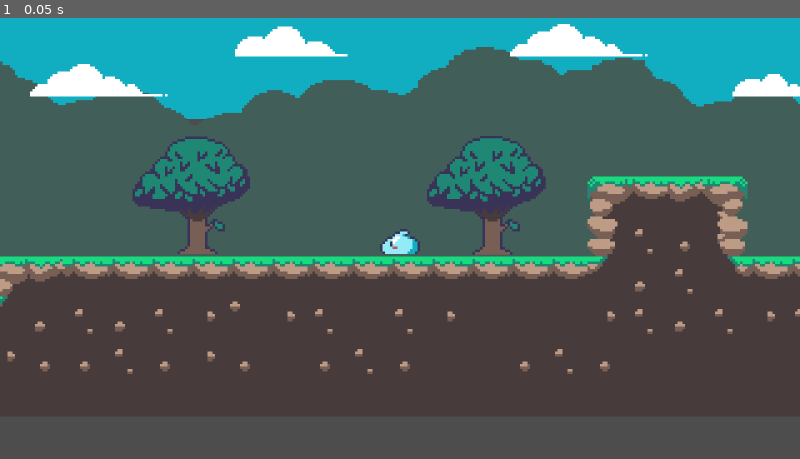
Above: before the commit, frame 1.
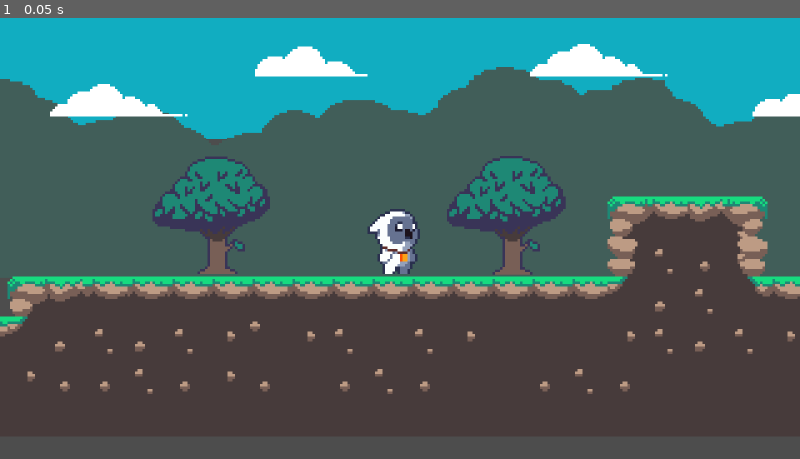
Above: after the commit, the same moment.

Repository: cmartinez487/PlockyRoads
Game: Godot game, scene res://Scene/nivel.tscn
Two runs of this game, one before a commit and one after it. Both use one fixed random seed, a clock stepped at 60 frames per second and the inputs below.
Inputs:
- Up to frame 1 (0.05 s): no input

The runs differ from the first frame. In frame 1, 24% of the frame differs, in the area x 0-100%, y 1-86%.

Commit message:
cambiando el asset del player

Diff:
--- a/Scene/nivel.tscn
+++ b/Scene/nivel.tscn
@@ -10,16 +10,23 @@
 [sub_resource type="TileSetAtlasSource" id="TileSetAtlasSource_3lhnb"]
 texture = ExtResource("1_rfhw4")
 2:1/0 = 0
+2:1/0/physics_layer_0/polygon_0/points = PackedVector2Array(-8, -8, 8, -8, 8, 8, -8, 8)
 3:1/0 = 0
+3:1/0/physics_layer_0/polygon_0/points = PackedVector2Array(-8, -8, 8, -8, 8, 8, -8, 8)
 4:1/0 = 0
+4:1/0/physics_layer_0/polygon_0/points = PackedVector2Array(-8, -8, 8, -8, 8, 8, -8, 8)
 5:1/0 = 0
+5:1/0/physics_layer_0/polygon_0/points = PackedVector2Array(-8, -8, 8, -8, 8, 8, -8, 8)
 8:1/0 = 0
+8:1/0/physics_layer_0/polygon_0/points = PackedVector2Array(-8, -8, 8, -8, 8, 8, -8, 8)
 1:2/0 = 0
+1:2/0/physics_layer_0/polygon_0/points = PackedVector2Array(-8, -8, 8, -8, 8, 8, -8, 8)
 2:2/0 = 0
 3:2/0 = 0
 4:2/0 = 0
 5:2/0 = 0
 6:2/0 = 0
+6:2/0/physics_layer_0/polygon_0/points = PackedVector2Array(-8, -8, 8, -8, 8, 8, -8, 8)
 1:3/0 = 0
 2:3/0 = 0
 3:3/0 = 0
@@ -27,8 +34,11 @@
 5:3/0 = 0
 6:3/0 = 0
 8:3/0 = 0
+8:3/0/physics_layer_0/polygon_0/points = PackedVector2Array(-8, -8, 8, -8, 8, 8, -8, 8)
 9:3/0 = 0
+9:3/0/physics_layer_0/polygon_0/points = PackedVector2Array(-8, -8, 8, -8, 8, 8, -8, 8)
 10:3/0 = 0
+10:3/0/physics_layer_0/polygon_0/points = PackedVector2Array(-8, -8, 8, -8, 8, 8, -8, 8)
 1:4/0 = 0
 2:4/0 = 0
 3:4/0 = 0
@@ -51,6 +61,7 @@
 3:2/0 = 0
 
 [sub_resource type="TileSet" id="TileSet_odif1"]
+physics_layer_0/collision_layer = 1
 terrain_set_0/mode = 0
 sources/1 = SubResource("TileSetAtlasSource_3lhnb")
 sources/2 = SubResource("TileSetAtlasSource_eabnp")
@@ -99,10 +110,9 @@
 [node name="TileMapLayer" type="TileMapLayer" parent="."]
 tile_map_data = PackedByteArray("AAD+/wAAAQADAAEAAAACAAAAAQACAAIAAAABAAAAAQADAAEAAAAAAAAAAQADAAEAAAD//wAAAQADAAEAAAADAA …(2272 unchanged characters)…
 tile_set = SubResource("TileSet_odif1")
-collision_enabled = false
 
 [node name="Player" parent="." instance=ExtResource("2_w0n1a")]
-position = Vector2(-43, -9)
+position = Vector2(-51, -17)
 
 [node name="Camera2D" type="Camera2D" parent="Player"]
 ignore_rotation = false
--- a/Scene/player.tscn
+++ b/Scene/player.tscn
@@ -1,20 +1,20 @@
 [gd_scene load_steps=3 format=3 uid="uid://d0yiwb4itjh3j"]
 
-[ext_resource type="Texture2D" uid="uid://bglob6mtjvivg" path="res://Assets/Enemies/slime.png" id="1_cch5t"]
+[ext_resource type="Texture2D" uid="uid://dt11rd6u2v0u2" path="res://Assets/Player/Owlet_Monster_Jump_8.png" id="1_3p1bj"]
 
 [sub_resource type="RectangleShape2D" id="RectangleShape2D_7knrk"]
-size = Vector2(16, 10)
+size = Vector2(21, 26)
 
 [node name="Player" type="CharacterBody2D"]
 metadata/_edit_group_ = true
 
 [node name="Sprite2D" type="Sprite2D" parent="."]
-texture = ExtResource("1_cch5t")
-hframes = 5
-vframes = 2
+texture = ExtResource("1_3p1bj")
+hframes = 8
 
 [node name="AnimationPlayer" type="AnimationPlayer" parent="."]
 
 [node name="CollisionShape2D" type="CollisionShape2D" parent="."]
-position = Vector2(0, 3)
+position = Vector2(-2.5, 3)
 shape = SubResource("RectangleShape2D_7knrk")
+one_way_collision_margin = 0.0
Binary file added: Assets/Player/Owlet_Monster_Jump_8.png
Not shown, added: Assets/Player/Owlet_Monster_Jump_8.png.import
